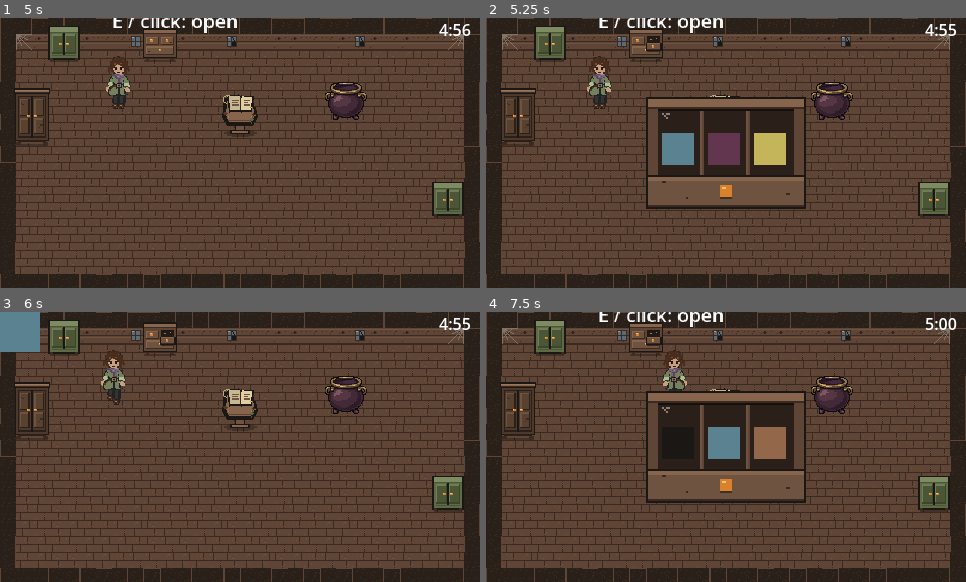
Above: before the commit, frames 1-4 (two rows, left to right).
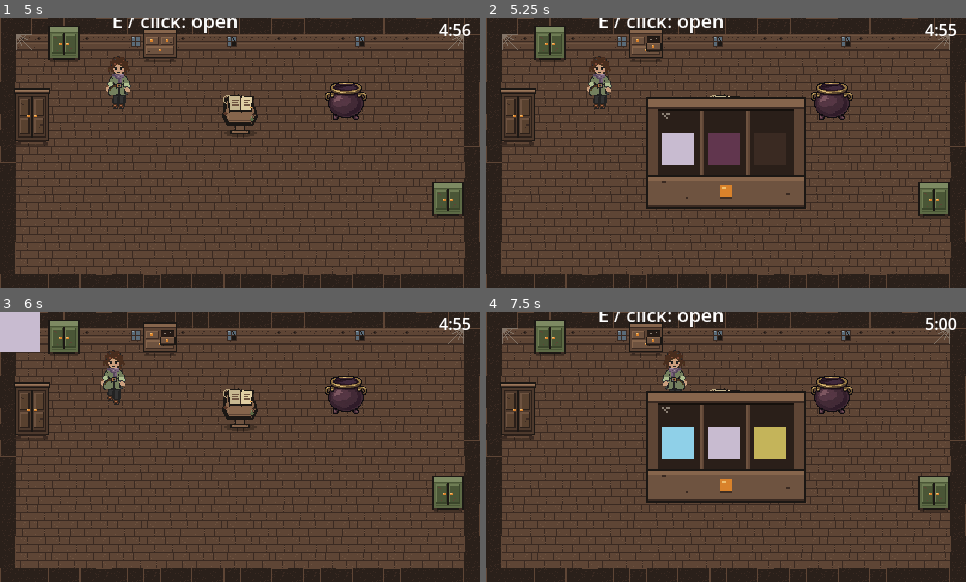
Above: after the commit, the same moments.

Repository: daize16/five-to-survive
Game: Godot game, scene res://main.tscn
The game is run twice, just before and just after one commit, with the same random seed, the same clock (stepped at 60 frames per second) and the same inputs.
Inputs (mouse positions are in pixels of both pictures, inside the frame that each line leads up to):
- Up to frame 1 (5 s): tap Enter at 0.5, 1.25, 1.35, 2.85, 4.35 s; move the mouse to (240, 115) at 0.52 s; hold Right (walk_right) 0.53-1.28 s; hold E (interact) 0.53-1.28 s; click (240, 115) at 0.67 s; move the mouse to (144, 166) at 1.27 s; hold Down (walk_down) 1.28-2.03 s; click (144, 166) at 1.42 s; move the mouse to (288, 93) at 2.02 s; hold Right (walk_right) 2.03-2.78 s; hold E (interact) 2.03-2.78 s; click (288, 93) at 2.17 s; move the mouse to (216, 207) at 2.77 s; hold Up (walk_up) 2.78-3.53 s; click (216, 207) at 2.92 s; move the mouse to (384, 193) at 3.52 s; hold E (interact) 3.53-4.28 s; hold Left (walk_left) from 3.53 s (still down); click (384, 193) at 3.67 s; move the mouse to (96, 112) at 4.27 s; click (96, 112) at 4.42 s
- Up to frame 2 (5.25 s): move the mouse to (750, 153) at 5.02 s; release Left (walk_left) at 5.03 s; hold Down (walk_down) from 5.03 s (still down); hold E (interact) from 5.03 s (still down); click (750, 153) at 5.17 s
- Up to frame 3 (6 s): release Down (walk_down) at 5.75 s; release E (interact) at 5.75 s; click (192, 444) at 5.77 s
- Up to frame 4 (7.5 s): tap R (restart) at 6.5 s; move the mouse to (654, 379) at 6.52 s; hold Right (walk_right) 6.53-7.28 s; tap Enter at 6.6 s; click (654, 379) at 6.67 s; move the mouse to (831, 433) at 7.27 s; hold Up (walk_up) from 7.28 s (still down); hold E (interact) from 7.28 s (still down); click (831, 433) at 7.42 s

Frame 1 is identical in both runs. In frame 2, 1.6% of the frame differs, in the area x 36-63%, y 42-55%; in frame 3, 1.2%; in frame 4, 2.4%.

Commit message:
added freezing and sloth symptoms

Diff:
--- a/new-game-project/hud.tscn
+++ b/new-game-project/hud.tscn
@@ -1,6 +1,8 @@
 [gd_scene format=3 uid="uid://dvewtmm6d837k"]
 
 [ext_resource type="Script" uid="uid://xfij57yjcc1f" path="res://scripts/hud.gd" id="1_37p78"]
+[ext_resource type="Script" uid="uid://b6b4q8rcbgj83" path="res://scripts/freezing_snowflakes.gd" id="2_snowflakes"]
+[ext_resource type="PackedScene" path="res://snowflake.tscn" id="3_snowflake"]
 
 [node name="HUD" type="CanvasLayer" unique_id=699566821]
 process_mode = 3
@@ -14,7 +16,23 @@
 grow_horizontal = 2
 grow_vertical = 2
 mouse_filter = 2
-color = Color(0.04, 0.72, 0.12, 0.0)
+color = Color(0.04, 0.72, 0.12, 0)
+
+[node name="FreezingSnowflakes" type="Control" parent="." unique_id=733941855]
+visible = false
+texture_filter = 1
+layout_mode = 3
+anchors_preset = 15
+anchor_right = 1.0
+anchor_bottom = 1.0
+grow_horizontal = 2
+grow_vertical = 2
+mouse_filter = 2
+script = ExtResource("2_snowflakes")
+snowflake_scene = ExtResource("3_snowflake")
+
+[node name="SpawnTimer" type="Timer" parent="FreezingSnowflakes" unique_id=165643823]
+one_shot = true
 
 [node name="ItemSlot" type="TextureRect" parent="." unique_id=2035413943]
 offset_right = 40.0
@@ -38,3 +56,5 @@
 offset_right = 350.0
 offset_bottom = -6.0
 grow_vertical = 0
+
+[connection signal="timeout" from="FreezingSnowflakes/SpawnTimer" to="FreezingSnowflakes" method="_on_spawn_timer_timeout"]
--- a/new-game-project/main.tscn
+++ b/new-game-project/main.tscn
@@ -65,7 +65,7 @@
 
 [node name="Main" type="Node2D" unique_id=1600516240]
 script = ExtResource("1_272bh")
-test_illness_name = "Crimson Pox"
+test_illness_name = "Shiverrot"
 
 [node name="Floor" type="TileMapLayer" parent="." unique_id=850795656]
 tile_map_data = PackedByteArray("AAACAAEAAAABAAAAAAACAAIAAAAAAAAAAAACAAMAAAABAAAAAAACAAQAAAABAAAAAAACAAUAAAABAAAAAAACAA …(8016 unchanged characters)…
--- /dev/null
+++ b/new-game-project/scripts/freezing_snowflakes.gd
@@ -0,0 +1,44 @@
+extends Control
+
+@export var snowflake_scene: PackedScene
+@export var slow_interval := 4.5
+@export var fast_interval := 0.8
+
+var spawn_interval := 4.5
+
+@onready var timer: Timer = $SpawnTimer
+
+
+func update_freezing(active: bool, intensity: float) -> void:
+	# colder = flakes show up more often
+	var range_size = slow_interval - fast_interval
+	spawn_interval = slow_interval - range_size * intensity
+
+	var should_show = active and intensity > 0.0
+	if should_show == visible:
+		return
+
+	visible = should_show
+	if should_show:
+		timer.start(spawn_interval)
+	else:
+		timer.stop()
+		clear_flakes()
+
+
+func clear_flakes() -> void:
+	for child in get_children():
+		if child is TextureRect:
+			child.queue_free()
+
+
+func _on_spawn_timer_timeout() -> void:
+	var flake = snowflake_scene.instantiate()
+
+	# keep the whole flake on screen
+	var max_x = max(0, size.x - flake.size.x)
+	var max_y = max(0, size.y - flake.size.y)
+	flake.position = Vector2(randf_range(0, max_x), randf_range(0, max_y)).round()
+
+	add_child(flake)
+	timer.start(spawn_interval)
--- a/new-game-project/scripts/main.gd
+++ b/new-game-project/scripts/main.gd
@@ -35,6 +35,8 @@
 func start_symptoms(symptoms: Array) -> void:
 	symptom_effects.shakiness_enabled = symptoms.has("Shakiness")
 	$HUD/NauseaTint.visible = symptoms.has("Nausea")
+	symptom_effects.sloth_enabled = symptoms.has("Sloth")
+	symptom_effects.freezing_enabled = symptoms.has("Freezing")
 
 
 func _unhandled_input(event: InputEvent) -> void:
--- a/new-game-project/scripts/player.gd
+++ b/new-game-project/scripts/player.gd
@@ -1,6 +1,7 @@
 extends CharacterBody2D
 
 @export var speed: float = 100.0
+var symptom_speed_multiplier := 1.0
 var screen_size: Vector2
 var facing := "right"
 var nearby: Cupboard = null
@@ -27,7 +28,7 @@
 	else:
 		sprite.stop()
 
-	velocity = direction * speed
+	velocity = direction * speed * symptom_speed_multiplier
 	move_and_slide()
 
 	position = position.clamp(Vector2.ZERO, screen_size)
--- a/new-game-project/scripts/symptom_effects.gd
+++ b/new-game-project/scripts/symptom_effects.gd
@@ -3,6 +3,8 @@
 @export var shakiness_enabled := false
 @export var max_shake := 5.0
 @export var start_at := 0.2
+var sloth_enabled := false
+var freezing_enabled := false
 
 @onready var run_timer: Timer = $"../RunTimer"
 @onready var cupboard_popup: CanvasLayer = $"../CupboardPopup"
@@ -13,6 +15,22 @@
 	var intensity = symptom_intensity(progress) #general variable i made to scale the effects customised over time!
 	if nausea_tint.visible:
 		nausea_tint.color.a = intensity * 0.28
+
+	var snowflakes = get_node_or_null("../HUD/FreezingSnowflakes")
+	if snowflakes != null:
+		snowflakes.update_freezing(freezing_enabled, intensity)
+
+	#sloth symptom
+	var movement_multiplier = 1.0
+	if sloth_enabled:
+		var sloth_intensity = sqrt(intensity)
+		movement_multiplier = 1.0 - sloth_intensity * 0.55
+	elif freezing_enabled:
+		movement_multiplier = 1.0 - intensity * 0.20
+
+	var player = get_node_or_null("../Actors/Player")
+	if player != null:
+		player.symptom_speed_multiplier = movement_multiplier
 
 	var shake_offset := Vector2.ZERO
 
--- /dev/null
+++ b/new-game-project/snowflake.tscn
@@ -0,0 +1,56 @@
+[gd_scene format=3]
+
+[ext_resource type="Texture2D" path="res://assets/snowflake.png" id="1_snowflake"]
+
+[sub_resource type="Animation" id="Animation_reset"]
+length = 0.001
+tracks/0/type = "value"
+tracks/0/path = NodePath(".:modulate:a")
+tracks/0/keys = {
+"times": PackedFloat32Array(0),
+"transitions": PackedFloat32Array(1),
+"update": 0,
+"values": [0.0]
+}
+
+[sub_resource type="Animation" id="Animation_fade"]
+resource_name = "fade"
+length = 2.0
+tracks/0/type = "value"
+tracks/0/path = NodePath(".:modulate:a")
+tracks/0/keys = {
+"times": PackedFloat32Array(0, 0.55, 2),
+"transitions": PackedFloat32Array(1, 1, 1),
+"update": 0,
+"values": [0.0, 0.42, 0.0]
+}
+tracks/1/type = "method"
+tracks/1/path = NodePath(".")
+tracks/1/keys = {
+"times": PackedFloat32Array(2),
+"transitions": PackedFloat32Array(1),
+"values": [{
+"args": [],
+"method": &"queue_free"
+}]
+}
+
+[sub_resource type="AnimationLibrary" id="AnimationLibrary_snowflake"]
+_data = {
+&"RESET": SubResource("Animation_reset"),
+&"fade": SubResource("Animation_fade")
+}
+
+[node name="Snowflake" type="TextureRect"]
+modulate = Color(1, 1, 1, 0)
+offset_right = 45.0
+offset_bottom = 45.0
+mouse_filter = 2
+texture = ExtResource("1_snowflake")
+expand_mode = 1
+
+[node name="AnimationPlayer" type="AnimationPlayer" parent="."]
+libraries = {
+&"": SubResource("AnimationLibrary_snowflake")
+}
+autoplay = "fade"
Binary file added: new-game-project/assets/snowflake.png
Not shown, added: new-game-project/assets/snowflake.png.import
Not shown, added: new-game-project/scripts/freezing_snowflakes.gd.uid
